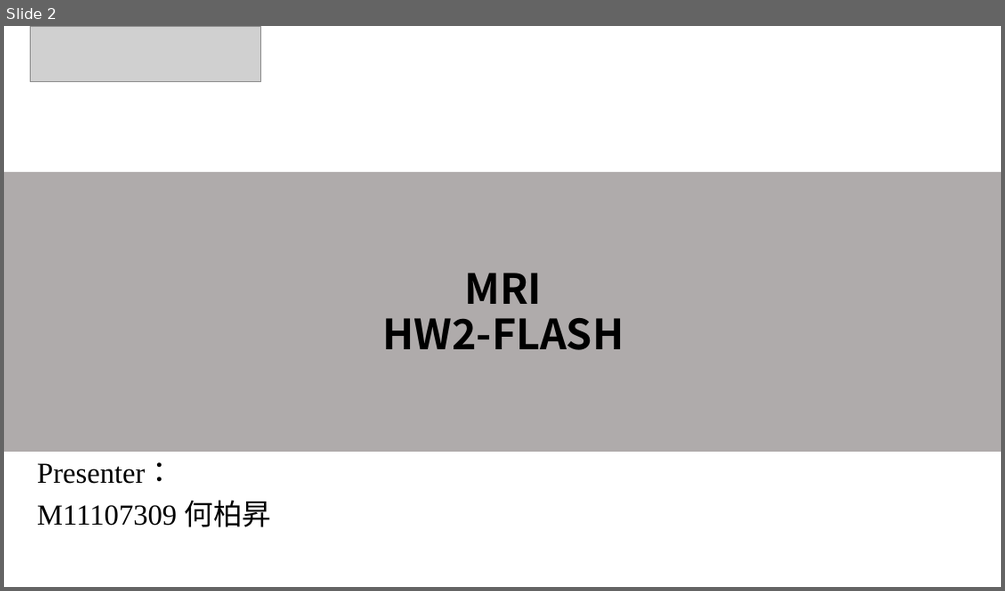
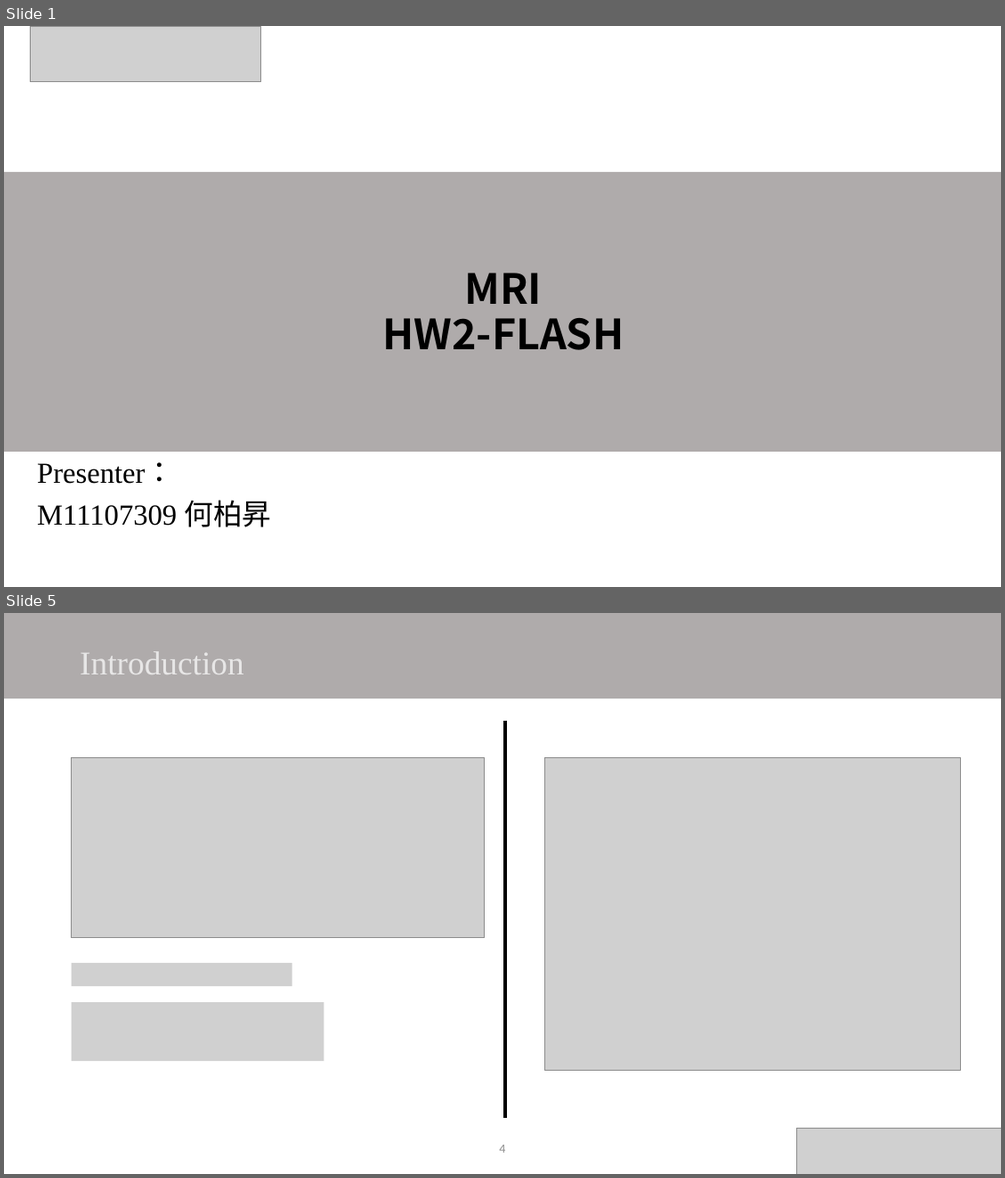
Before and after one commit to DanielHo-BS/MRI, a slide deck: FLASH_HW2/HW2.pptx. Shown one above the other, each under a label of ours: slide 2 before the commit, slides 1 and 5 after it; the slides between them are not shown. The pictures are 1005x591 and 1005x1178 pixels, drawn with LibreOffice and Linux fonts; fonts in the diff are those of the drawing; grey boxes stand for pictures. Boxes give left, top, right and bottom in pixels: in the first picture for what was removed or moved away, otherwise in the second. Text is boxed around its words. In the diff, an @@ line names an element or a change of style, - is before the commit and + after.

```diff
--- a/FLASH_HW2/HW2.pptx
+++ b/FLASH_HW2/HW2.pptx
@@ slide 5 added at [4,613,1001,1174], background #FFFFFF @@
@@ rectangle added at [4,613,1001,699], fill #AFABAB @@
@@ text added at [80,651,243,674], 32 pt, text #E7E6E6 @@
+Introduction
@@ line added from (505, 721) to (505, 1118), #000000 3 pt @@
@@ picture added at [72,757,484,938] @@
@@ picture added at [544,757,961,1070] @@
@@ picture added at [72,963,291,986] @@
@@ picture added at [72,1002,324,1061] @@
@@ page number added at [499,1144,505,1152], 12 pt, text #8C8C8C @@
+4
@@ picture added at [797,1128,1001,1174] @@
@@ what was slide 2 is now slide 1 @@
```
Also in this commit, not shown: 3 slides changed, 22 other slides added, 7 slides removed, 6 other files.
